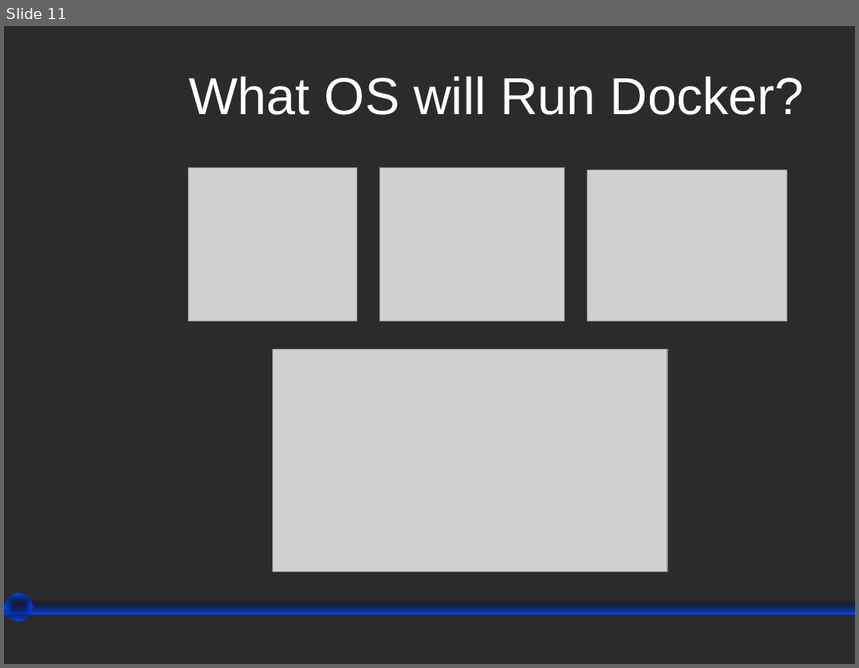
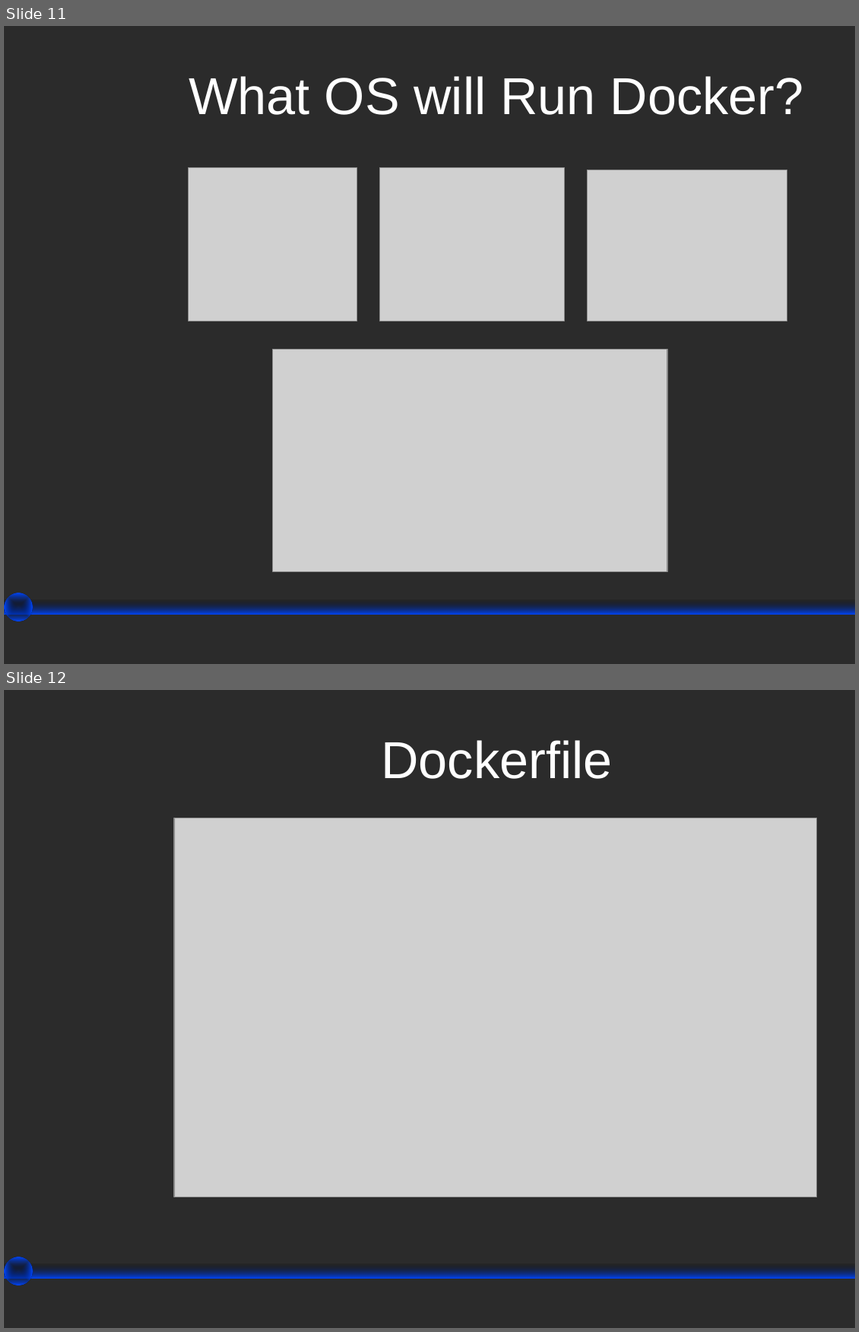
Before and after one commit to wesreisz/cis411-lightningTalks, a slide deck: TylerLutz_Docker_LighteningTalk.ppt. Shown one above the other, each under a label of ours: slide 11 before the commit, slides 11 and 12 after it. The pictures are 859x668 and 859x1332 pixels, drawn with LibreOffice and Linux fonts; fonts in the diff are those of the drawing; grey boxes stand for pictures; background and template pictures are left out; a plain dark background stands for a picture behind light text. Boxes give left, top, right and bottom in pixels: in the first picture for what was removed or moved away, otherwise in the second. Text is boxed around its words. In the diff, an @@ line names an element or a change of style, - is before the commit and + after.

```diff
--- a/TylerLutz_Docker_LighteningTalk.ppt
+++ b/TylerLutz_Docker_LighteningTalk.ppt
@@ slide 12 added at (4, 690, 855, 1328), background picture (left out) @@
@@ title added at (381, 740, 612, 779), 44 pt, text #FFFFFF @@
+Dockerfile
@@ picture added at (174, 818, 817, 1198) @@
@@ ellipse added at (4, 1258, 32, 1286), fill gradient #000000 to #0047FF @@
@@ rectangle added at (4, 1265, 855, 1279), fill gradient #000000 to #0047FF @@
```
Also in this commit, not shown: 1 slide removed.
